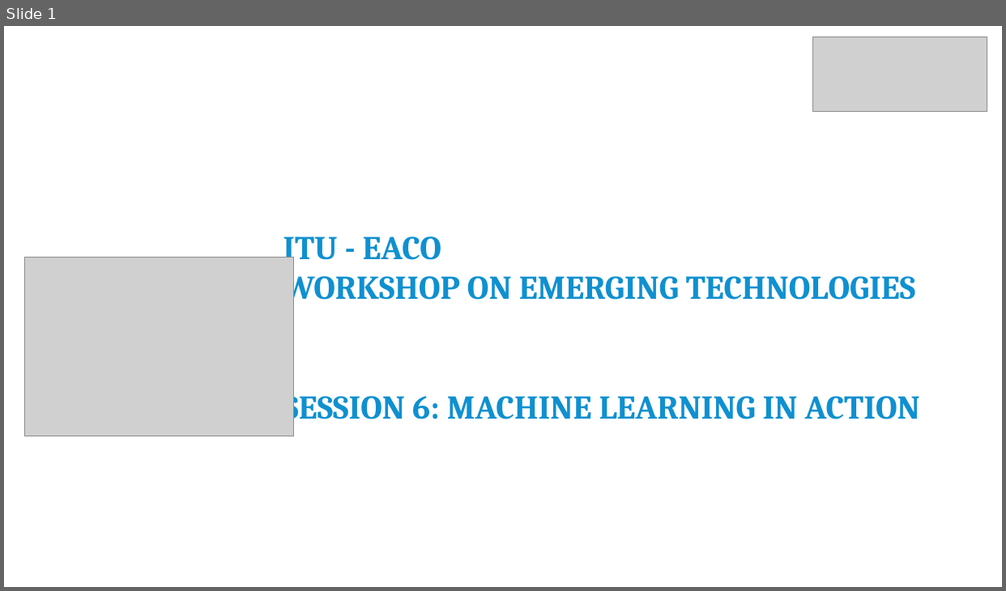
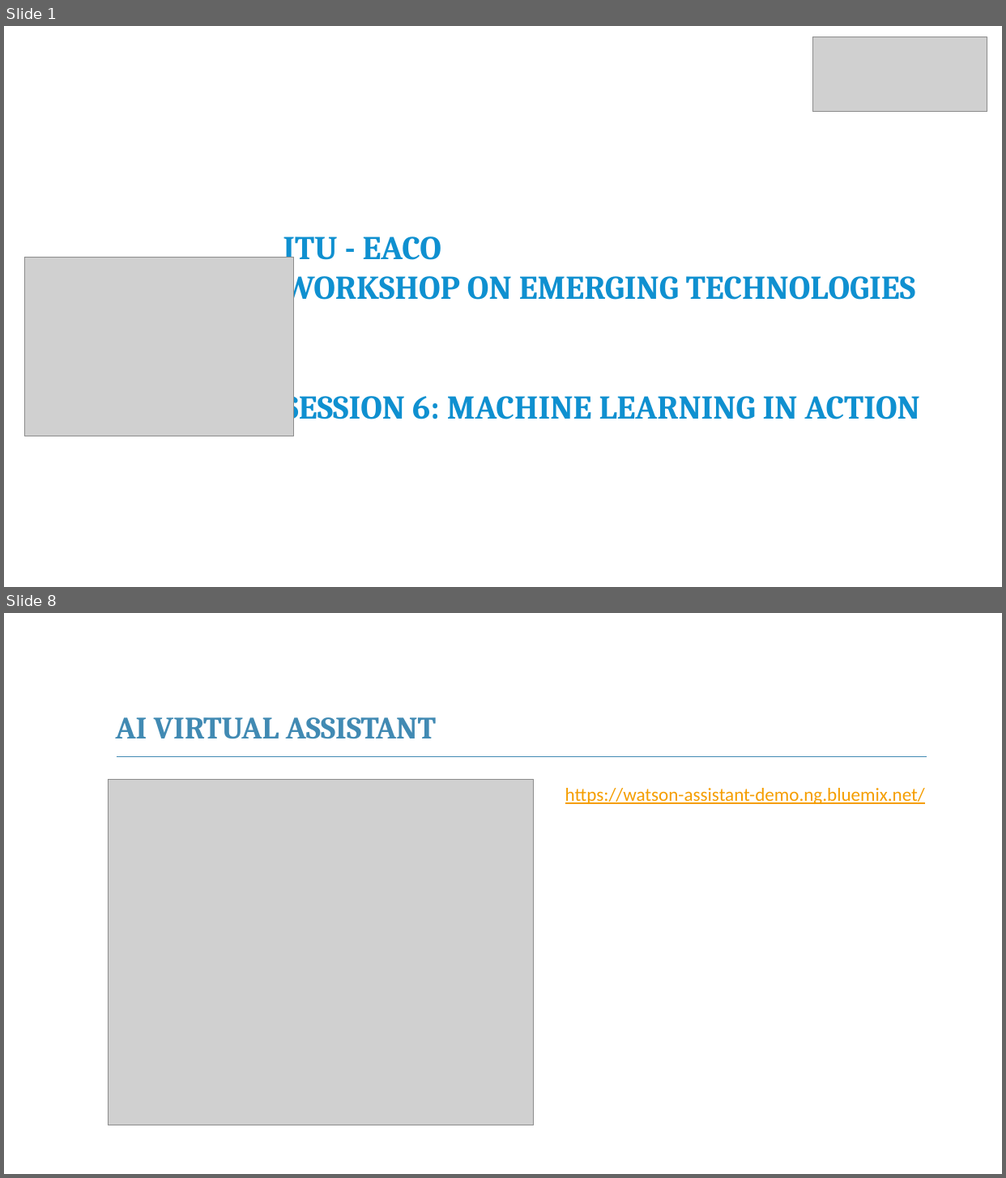
Before and after one commit to franckalbinet/itu-eaco-zanzibar-12-2018, a slide deck: presentations/session-10-machine-learning-in-action.pptx. Shown one above the other, each under a label of ours: slide 1 before the commit, slides 1 and 8 after it; the slides between them are not shown. The pictures are 1006x591 and 1006x1178 pixels, drawn with LibreOffice and Linux fonts; fonts in the diff are those of the drawing; grey boxes stand for pictures; background and template pictures are left out. Boxes give left, top, right and bottom in pixels: in the first picture for what was removed or moved away, otherwise in the second. Text is boxed around its words. In the diff, an @@ line names an element or a change of style, - is before the commit and + after.

```diff
--- a/presentations/session-10-machine-learning-in-action.pptx
+++ b/presentations/session-10-machine-learning-in-action.pptx
@@ slide 8 added at <box>4,613,1002,1174</box>, background #FFFFFF @@
@@ text added at <box>116,717,436,739</box>, 30 pt, text #418AB3, bold @@
+AI VIRTUAL ASSISTANT
@@ line added from (117, 756) to (927, 756), #418AB3 1 pt @@
@@ picture added at <box>108,779,533,1125</box> @@
@@ text added at <box>565,788,925,804</box>, 18 pt, text #F59E00, underline @@
+https://watson-assistant-demo.ng.bluemix.net/
```
Also in this commit, not shown: 1 slide changed, 7 other slides added, 1 slide removed.
